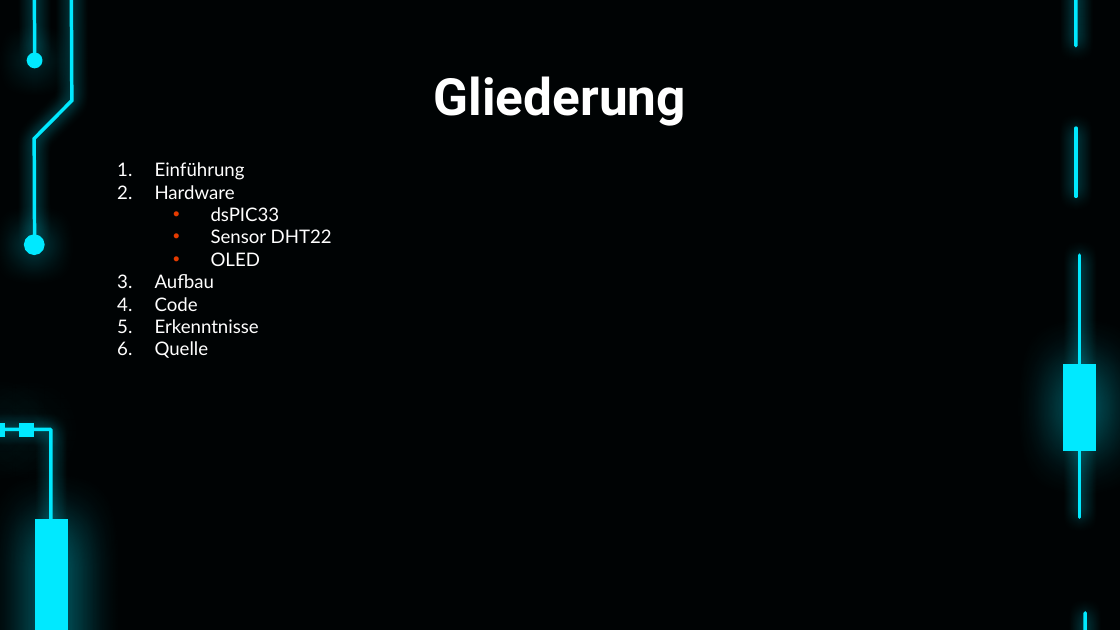
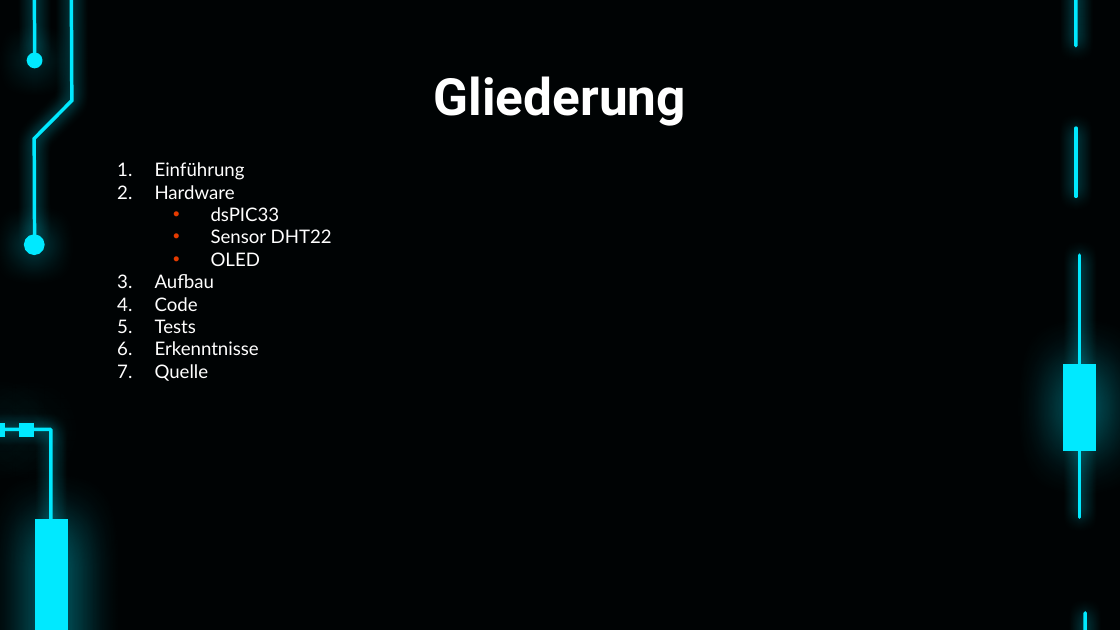
Before and after one commit to bayerju/mikro_loabor, a slide deck: slide 2 of MIC.pptx. Drawn at 1120x630 pixels with LibreOffice and Linux fonts; fonts in the diff are those of the drawing. Boxes give left, top, right and bottom in pixels: in the first picture for what was removed or moved away, otherwise in the second. Text is boxed around its words. In the diff, an @@ line names an element or a change of style, - is before the commit and + after.

```diff
--- a/MIC.pptx
+++ b/MIC.pptx
@@ text at [155,319,196,333]: paragraph added @@
+5. Tests
```
Also in this commit, not shown: 5 other slides changed, 4 slides added, 1 slide removed.
